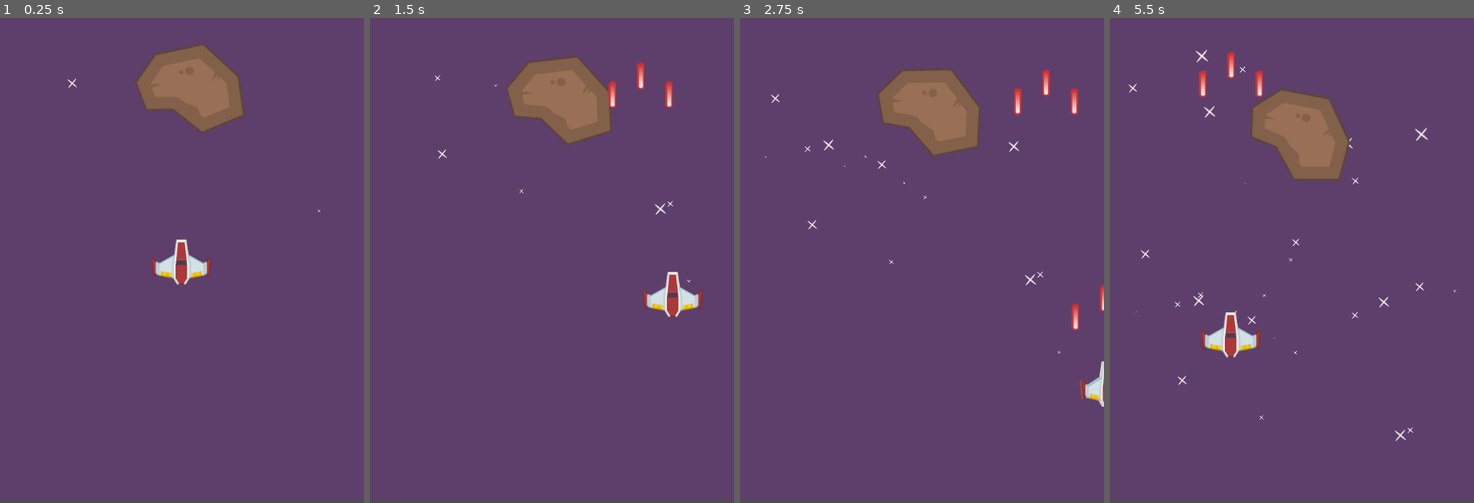
Above: before the commit, frames 1-4 (left to right).
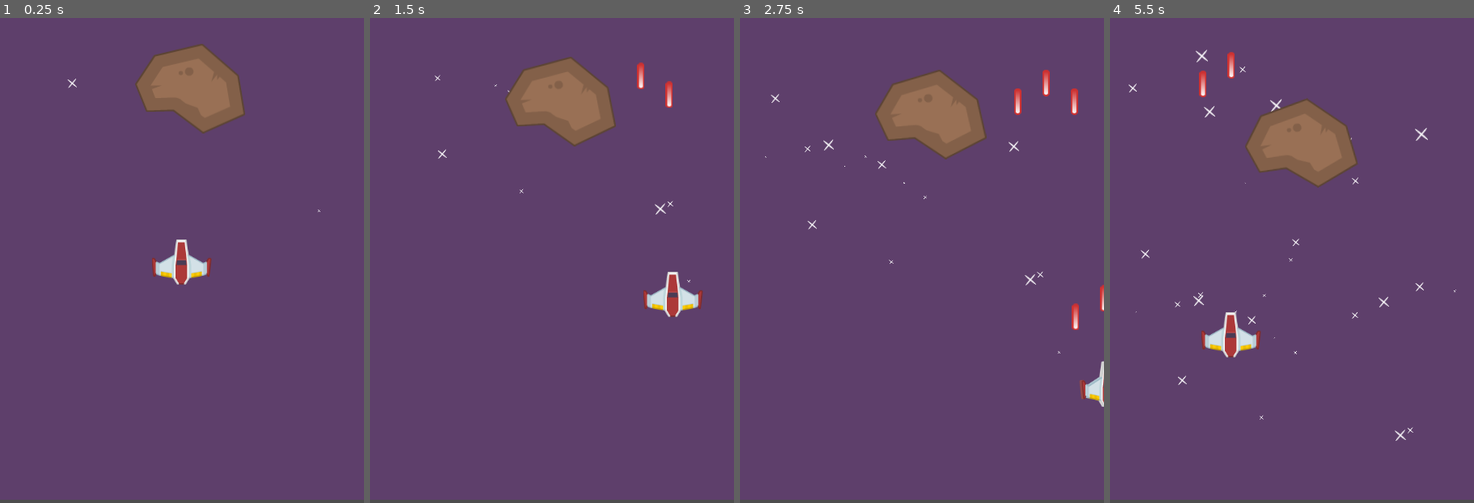
Above: after the commit, the same moments.

Repository: WeWeBunnyX/Space-Shooter-Game
Game: Godot game, scene res://MainScenes/game_play.tscn
Same seed, same stepped clock (60 frames per second), same inputs: the game is played once before the commit and once after it.
Inputs:
- Up to frame 1 (0.25 s): no input
- Up to frame 2 (1.5 s): hold D (move_right) 0.53-1.28 s; hold Space (shoot) 0.53-1.28 s; hold S (move_down) from 1.28 s (still down); tap Space (shoot) at 1.35 s
- Up to frame 3 (2.75 s): release S (move_down) at 2.03 s; hold D (move_right) from 2.03 s (still down); hold Space (shoot) from 2.03 s (still down)
- Up to frame 4 (5.5 s): release D (move_right) at 2.78 s; release Space (shoot) at 2.78 s; hold W (move_up) 2.78-3.53 s; tap Space (shoot) at 2.85, 4.35 s; hold Space (shoot) 3.53-4.28 s; hold A (move_left) 3.53-5.03 s; hold S (move_down) from 5.03 s (still down); hold Space (shoot) from 5.03 s (still down)

The runs differ from the first frame. In frame 1, less than 0.1% of the frame differs, in the area x 37-68%, y 5-24%; in frame 2, 0.7%; in frame 3, 1.0%; in frame 4, 1.8%, in the area x 37-69%, y 10-35%.

Commit message:
Add files via upload

Diff:
--- a/GoDo/MainScenes/bullet.gd
+++ b/GoDo/MainScenes/bullet.gd
@@ -8,3 +8,8 @@
 
 func _on_visible_on_screen_notifier_2d_screen_exited():
 	queue_free()
+
+func _on_area_entered(area):                     # adding this so bullets dont pass through meteor
+	if area.is_in_group("damageable"):
+		area.damage(1)
+		queue_free()
--- a/GoDo/MainScenes/bullet.tscn
+++ b/GoDo/MainScenes/bullet.tscn
@@ -20,4 +20,5 @@
 position = Vector2(0, 4.17233e-07)
 scale = Vector2(1, 1.8)
 
+[connection signal="area_entered" from="." to="." method="_on_area_entered"]
 [connection signal="screen_exited" from="VisibleOnScreenNotifier2D" to="." method="_on_visible_on_screen_notifier_2d_screen_exited"]
--- a/GoDo/MainScenes/meteor.gd
+++ b/GoDo/MainScenes/meteor.gd
@@ -5,18 +5,41 @@
 @export var minRotation: float=-10
 @export var maxRotation: float=10
 
+@export var life: int=20
+
 var speed: float=0
 var rotationRate: float=0
+var PlayerinArea: Player=null
 
 func _ready():
 	speed= randf_range(minSpeed, maxSpeed)
 	rotationRate=randf_range(minRotation, maxRotation)
+
+func _process(delta):
+	if PlayerinArea!=null:
+		PlayerinArea.damage(1)      #Touch the meteor and boom, see line 38 and 43
+
+
 
 func _physics_process(delta):
 	rotation_degrees+=rotationRate*delta # In degrees , whereas rotation function is in radians
 
 	position.y+=speed*delta
 
+func damage(amount: int):
+	life-=amount
+	if life<=0:
+		queue_free()
 
 func _on_visible_on_screen_notifier_2d_screen_exited():
 	queue_free()
+
+
+func _on_Meteor_area_entered(area):
+	if area is Player:
+		PlayerinArea=area
+
+
+func _on_area_exited(area):
+	if area is Player:
+		PlayerinArea=null
--- a/GoDo/MainScenes/meteor.tscn
+++ b/GoDo/MainScenes/meteor.tscn
@@ -3,8 +3,10 @@
 [ext_resource type="Script" path="res://MainScenes/meteor.gd" id="1_6pt4h"]
 [ext_resource type="Texture2D" uid="uid://c7bvcxbwlm26s" path="res://Textures/SpaceShooter_Assets/meteorBig.png" id="1_outao"]
 
-[node name="Meteor" type="Area2D"]
+[node name="Meteor" type="Area2D" groups=["damageable"]]
 script = ExtResource("1_6pt4h")
+maxSpeed = 50.0
+minRotation = -30.0
 
 [node name="Sprite2D" type="Sprite2D" parent="."]
 texture = ExtResource("1_outao")
@@ -16,4 +18,6 @@
 position = Vector2(0.499995, -0.5)
 scale = Vector2(6.75, 5.55)
 
+[connection signal="area_entered" from="." to="." method="_on_Meteor_area_entered"]
+[connection signal="area_exited" from="." to="." method="_on_area_exited"]
 [connection signal="screen_exited" from="VisibleOnScreenNotifier2D" to="." method="_on_visible_on_screen_notifier_2d_screen_exited"]
--- a/GoDo/Player/player.gd
+++ b/GoDo/Player/player.gd
@@ -1,4 +1,5 @@
 extends Area2D
+class_name Player
 
 var plBullet:= preload("res://MainScenes/bullet.tscn")
 
@@ -6,10 +7,11 @@
 # Exporting the 'speed' variable
 @onready var firingPositions:=$FiringPositions
 #FireDelay Timer
-@onready var firedelay:=$FireDelay
-
+@onready var invincibilityTimer:=$InvincibilityTimer
+@onready var firedelay:=$FireDelayTimer
 @export var speed: float = 100
 @export var FireDelayTimer : float=0.1
+@export var life : int=3
 var vel: Vector2 = Vector2(0, 0)
 
 func _process(delta):
@@ -47,3 +49,11 @@
 	var viewRect:= get_viewport_rect()
 	position.x=clamp(position.x, 0 , viewRect.size.x)
 	position.y=clamp(position.y, 0 , viewRect.size.y)
+
+func damage(amount:int):
+	life-=amount
+	print("Player Life=%s" % life)
+
+	if life<=0:
+		print("Player Died!")
+		queue_free()
--- a/GoDo/Player/player.tscn
+++ b/GoDo/Player/player.tscn
@@ -71,5 +71,7 @@
 [node name="ForwardGun" type="Node2D" parent="FiringPositions"]
 position = Vector2(0, -31)
 
-[node name="FireDelay" type="Timer" parent="."]
+[node name="FireDelayTimer" type="Timer" parent="."]
 one_shot = true
+
+[node name="InvincibilityTimer" type="Timer" parent="."]
